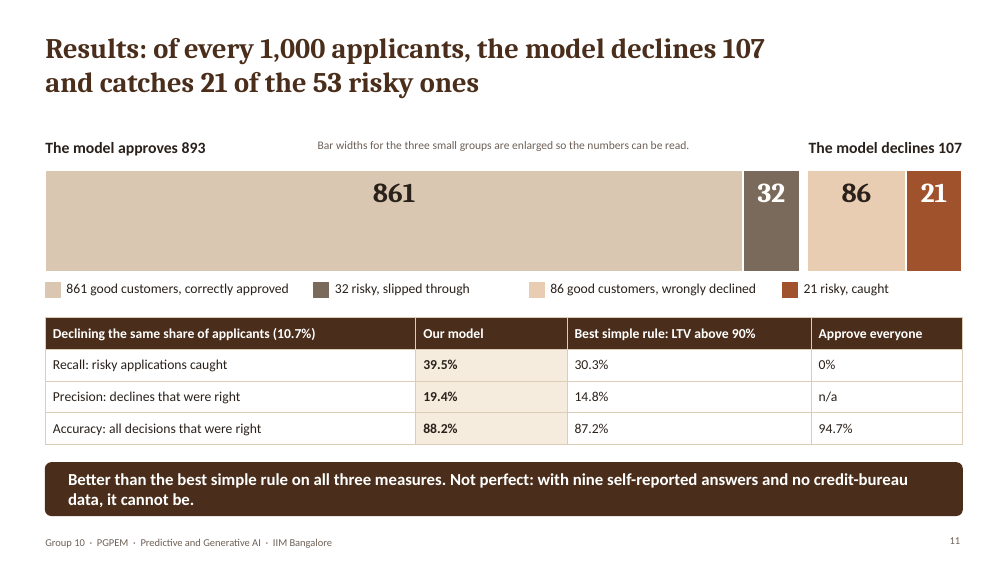
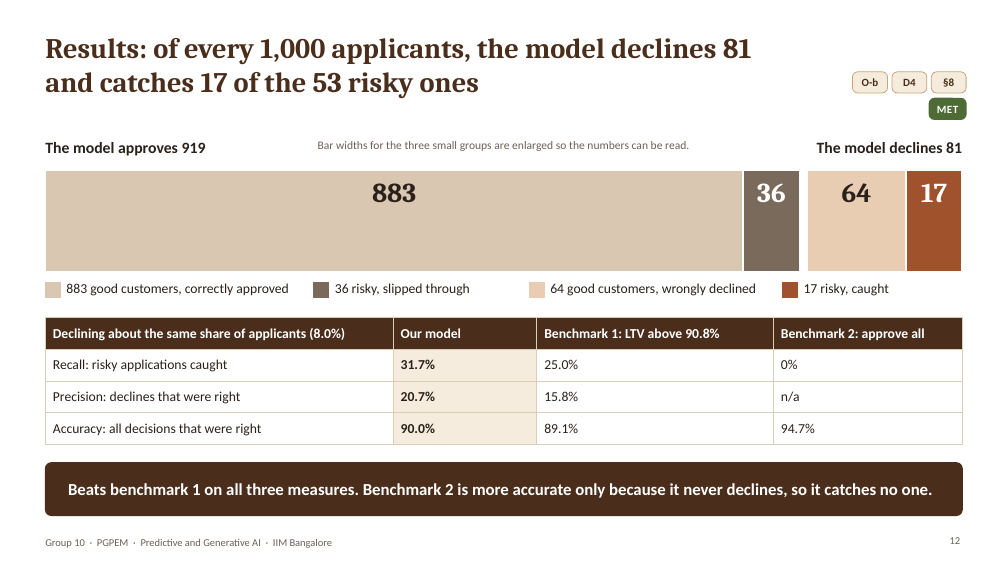
Before and after one commit to joymondal/abc_credit_project, a slide deck: slide 12 of docs/ABC_Credit_Chatbot_Presentation.pptx (slide 11 before the commit). Drawn at 1008x567 pixels with LibreOffice and Linux fonts; fonts in the diff are those of the drawing; background and template pictures are left out. Boxes give left, top, right and bottom in pixels: in the first picture for what was removed or moved away, otherwise in the second. Text is boxed around its words. In the diff, an @@ line names an element or a change of style, - is before the commit and + after.

Commit message:
Add files via upload
Retrained Model with Updated Cost Ratio to 6 and No Salary variable. Kept the old model configurable in chatbot.

```diff
--- a/docs/ABC_Credit_Chatbot_Presentation.pptx
+++ b/docs/ABC_Credit_Chatbot_Presentation.pptx
@@ title at (x1=45, y1=38, x2=752, y2=99): text changed @@
-Results: of every 1,000 applicants, the model declines 107 and catches 21 of the 53 risky ones
+Results: of every 1,000 applicants, the model declines 81 and catches 17 of the 53 risky ones
@@ rounded rectangle added at (x1=853, y1=72, x2=888, y2=93), fill #F6ECDD, outline #C9A27C 0.75 pt @@
@@ text added at (x1=862, y1=78, x2=879, y2=86), 10.5 pt, text #4A2E1B, bold @@
+O-b
@@ rounded rectangle added at (x1=892, y1=72, x2=927, y2=93), fill #F6ECDD, outline #C9A27C 0.75 pt @@
@@ text added at (x1=903, y1=79, x2=915, y2=86), 10.5 pt, text #4A2E1B, bold @@
+D4
@@ rounded rectangle added at (x1=932, y1=72, x2=966, y2=93), fill #F6ECDD, outline #C9A27C 0.75 pt @@
@@ text added at (x1=943, y1=78, x2=954, y2=87), 10.5 pt, text #4A2E1B, bold @@
+§8
@@ rounded rectangle added at (x1=929, y1=98, x2=966, y2=119), fill #4E6B35, outline #4E6B35 1 pt @@
@@ text added at (x1=937, y1=106, x2=958, y2=113), 10.5 pt, text #FFFFFF, bold @@
+MET
@@ text at (x1=45, y1=142, x2=206, y2=156): text changed @@
-The model approves 893
+The model approves 919
@@ text at (x1=817, y1=142, x2=962, y2=153): text changed @@
-The model declines 107
+The model declines 81
@@ text at (x1=372, y1=183, x2=416, y2=202): text changed @@
-861
+883
@@ text at (x1=757, y1=183, x2=786, y2=202): text changed @@
-32
+36
@@ text at (x1=842, y1=183, x2=872, y2=202): text changed @@
-86
+64
@@ text at (x1=921, y1=183, x2=947, y2=202): text changed @@
-21
+17
@@ text at (x1=66, y1=283, x2=288, y2=296): text changed @@
-861 good customers, correctly approved
+883 good customers, correctly approved
@@ text at (x1=335, y1=283, x2=470, y2=296): text changed @@
-32 risky, slipped through
+36 risky, slipped through
@@ text at (x1=550, y1=283, x2=756, y2=296): text changed @@
-86 good customers, wrongly declined
+64 good customers, wrongly declined
@@ text at (x1=804, y1=283, x2=889, y2=296): text changed @@
-21 risky, caught
+17 risky, caught
@@ table at (x1=45, y1=318, x2=963, y2=440) @@
-row 1: Declining the same share of applicants (10.7%) | Our model | Best simple rule: LTV above 90% | Approve everyone
+row 1: Declining about the same share of applicants (8.0%) | Our model | Benchmark 1: LTV above 90.8% | Benchmark 2: approve all
-row 2, column 2: 39.5%
+row 2, column 2: 31.7%
-row 2, column 3: 30.3%
+row 2, column 3: 25.0%
-row 3, column 2: 19.4%
+row 3, column 2: 20.7%
-row 3, column 3: 14.8%
+row 3, column 3: 15.8%
-row 4, column 2: 88.2%
+row 4, column 2: 90.0%
-row 4, column 3: 87.2%
+row 4, column 3: 89.1%
@@ text at (x1=68, y1=483, x2=933, y2=498): text changed @@
-Better than the best simple rule on all three measures. Not perfect: with nine self-reported answers and no credit-bureau data, it cannot be.
+Beats benchmark 1 on all three measures. Benchmark 2 is more accurate only because it never declines, so it catches no one.
```
Also in this commit, not shown: 20 other slides changed, 7 slides added, 1 slide removed, 41 other files.
